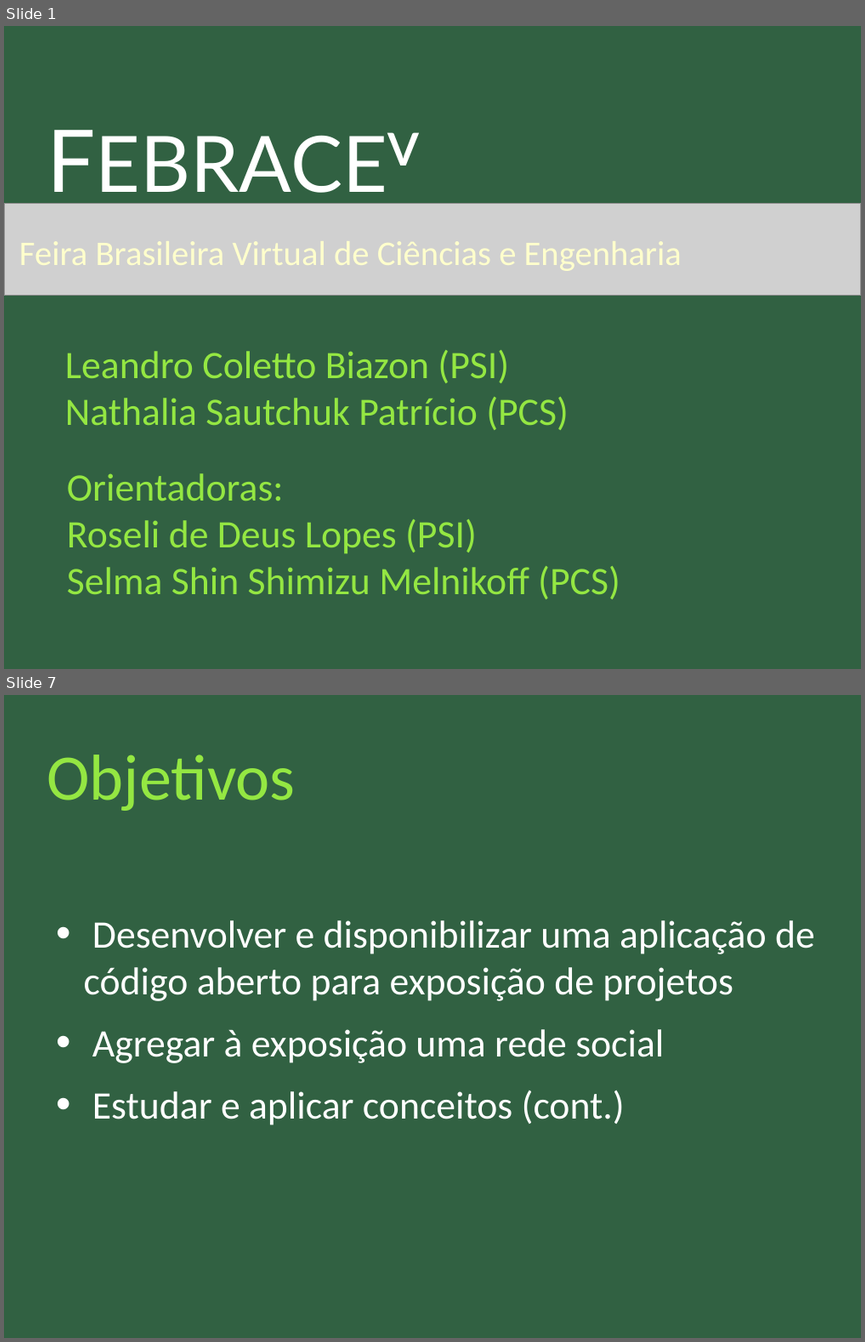
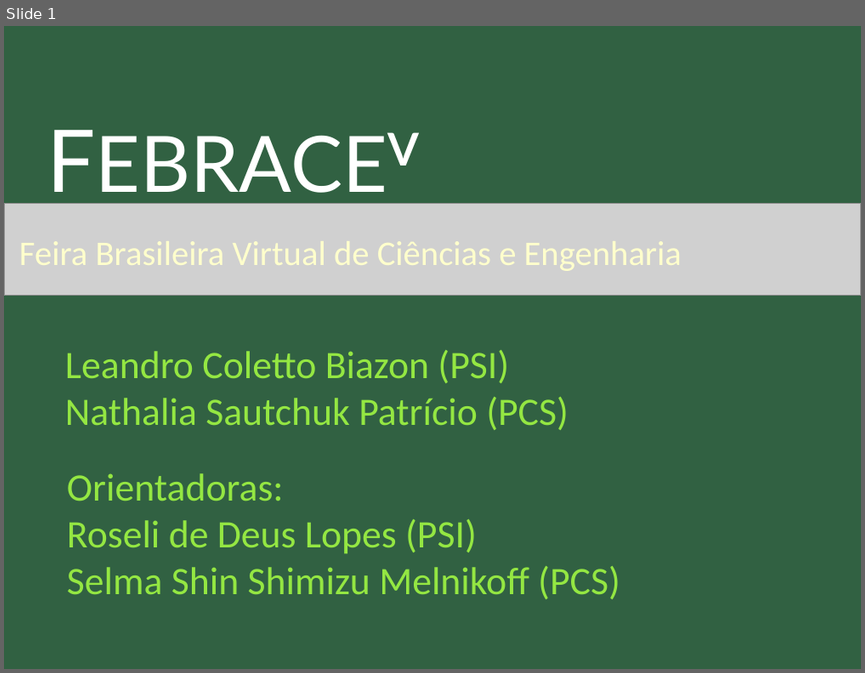
Before and after one commit to nathaliaspatricio/febracev, a slide deck: doc/atividade2/apresentação_2.odp. Shown one above the other, each under a label of ours: slides 1 and 7 before the commit, slide 1 after it; the slides between them are not shown. The pictures are 865x1342 and 865x673 pixels, drawn with LibreOffice and Linux fonts; fonts in the diff are those of the drawing; grey boxes stand for pictures. Boxes give left, top, right and bottom in pixels: in the first picture for what was removed or moved away, otherwise in the second. Text is boxed around its words. In the diff, an @@ line names an element or a change of style, - is before the commit and + after.

```diff
--- a/doc/atividade2/apresentação_2.odp
+++ b/doc/atividade2/apresentação_2.odp
@@ slide 7 removed at box(4, 695, 861, 1338), background #316142 @@
@@ title removed at box(46, 755, 295, 811) @@
-Objetivos
@@ text removed at box(84, 920, 815, 1125) @@
-• Desenvolver e disponibilizar uma aplicação de código aberto para exposição de projetos
-• Agregar à exposição uma rede social
-• Estudar e aplicar conceitos (cont.)
```
Also in this commit, not shown: 1 slide changed, 7 slides added, 6 other slides removed, 1 other file.
